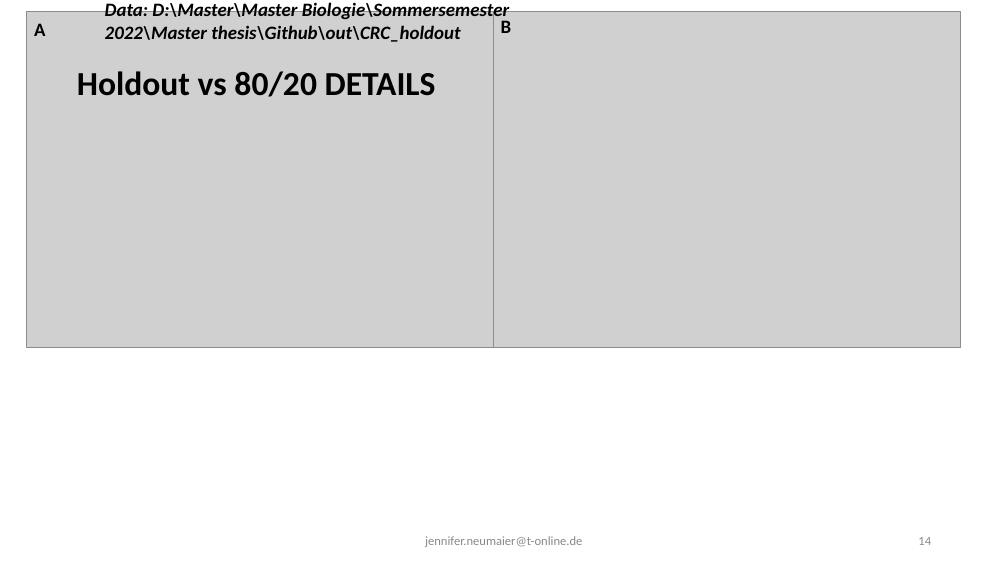
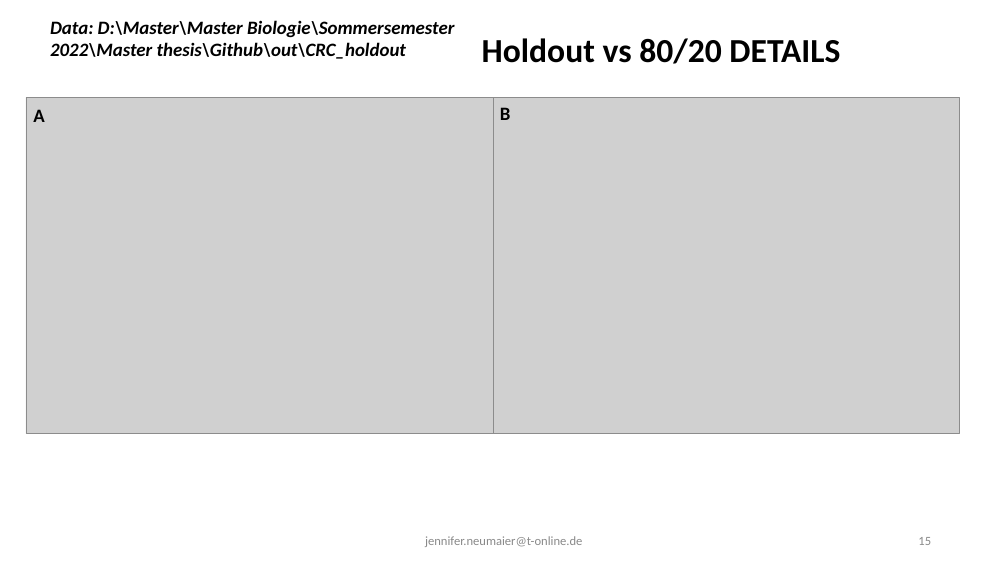
Before and after one commit to JenniferNeumaier/ml_coda, a slide deck: slide 15 of doc/Results for Master Thesis.odp (slide 14 before the commit). Drawn at 1008x567 pixels with LibreOffice and Linux fonts; fonts in the diff are those of the drawing; grey boxes stand for pictures. Boxes give left, top, right and bottom in pixels: in the first picture for what was removed or moved away, otherwise in the second. Text is boxed around its words. In the diff, an @@ line names an element or a change of style, - is before the commit and + after.

Commit message:
added v6 and re-structured final data files

```diff
--- a/doc/Results for Master Thesis.odp
+++ b/doc/Results for Master Thesis.odp
@@ text "Data: D:\Master\Master Biologie\Sommersemester 2022\Master t ...": place and size @@
-text "Data: D:\Master\Master Biologie\Sommersemester 2022\Master t ..." at [105,1,509,42]
+text "Data: D:\Master\Master Biologie\Sommersemester 2022\Master t ..." at [50,20,454,59]
@@ title "Holdout vs 80/20 DETAILS": place and size @@
-title "Holdout vs 80/20 DETAILS" at [77,71,436,97]
+title "Holdout vs 80/20 DETAILS" at [482,38,840,64]
@@ 2 pictures, 2 texts: place and size @@
-2 pictures, 2 texts at [26,11,960,348]
+2 pictures, 2 texts at [26,98,960,434]
@@ page number at [918,537,931,545]: text changed @@
-14
+15
```
Also in this commit, not shown: 7 other slides changed, 3 slides added, 1 slide removed, 16 other files.
